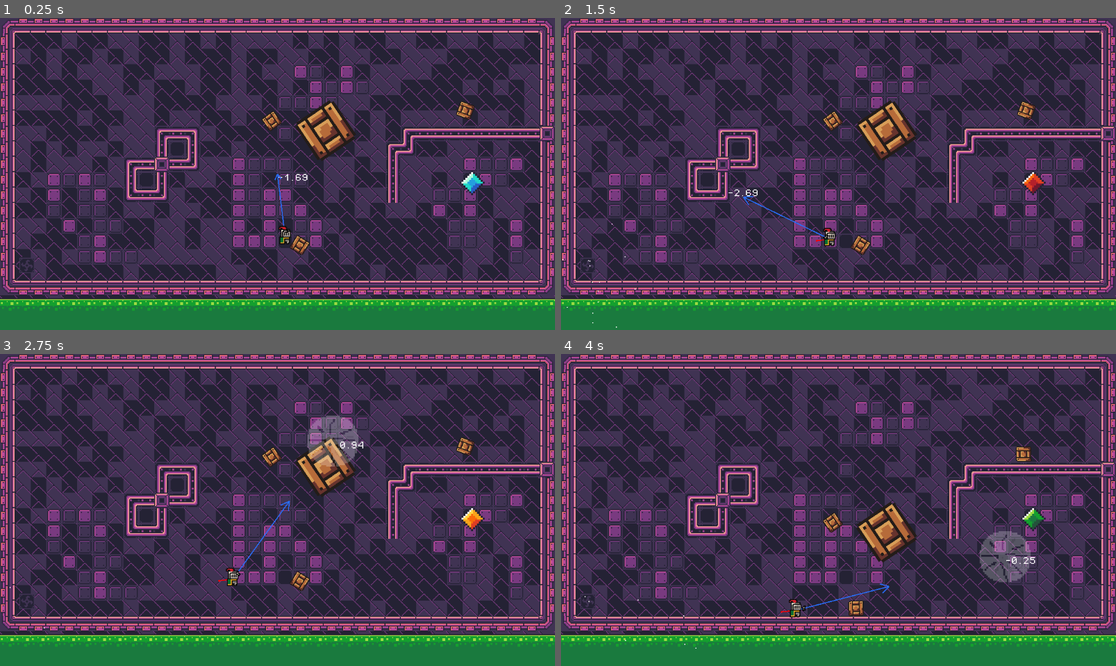
Above: before the commit, frames 1-4 (two rows, left to right).
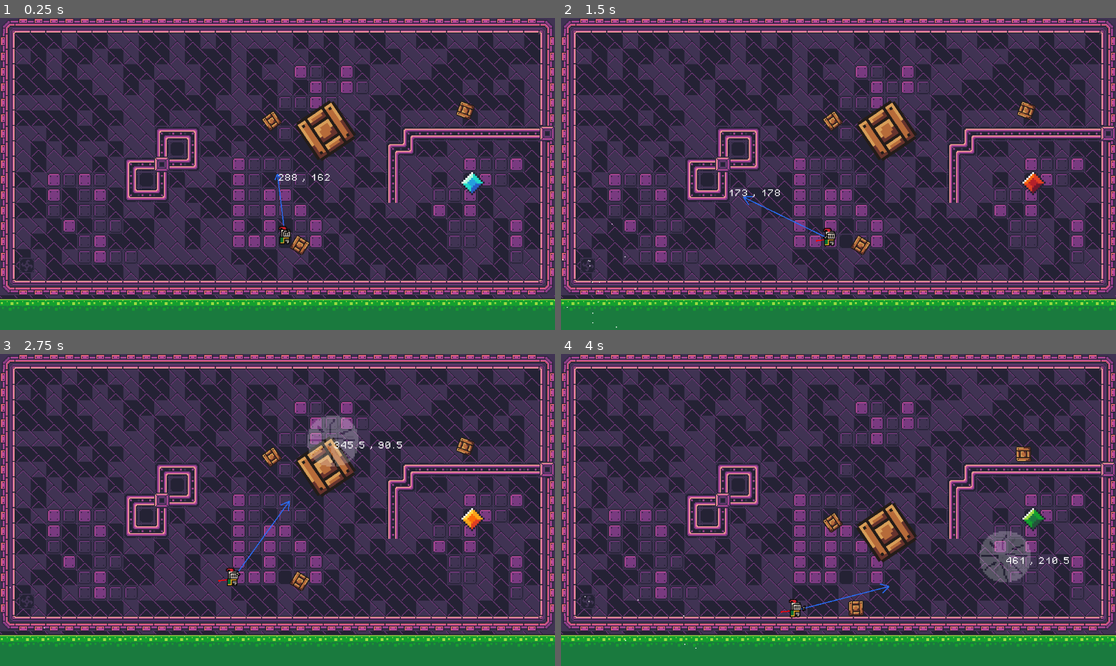
Above: after the commit, the same moments.

Repository: varblez/ZeroG
Game: Godot game, scene res://Scene/game.tscn
Same seed, same stepped clock (60 frames per second), same inputs: the game is played once before the commit and once after it.
Inputs (mouse positions are in pixels of both pictures, inside the frame that each line leads up to):
- Up to frame 1 (0.25 s): no input
- Up to frame 2 (1.5 s): tap Enter (ui_accept) at 0.5, 0.77 s; move the mouse to (960, 158) at 0.52 s; hold V (vent) 0.53-1.28 s; hold D (right) from 0.53 s (still down); move the mouse to (727, 189) at 1.27 s; click (727, 189) at 1.35 s
- Up to frame 3 (2.75 s): tap Enter (ui_accept) at 1.52 s; tap V (vent) at 1.55, 2.3 s; move the mouse to (333, 441) at 2.02 s; release D (right) at 2.03 s; hold A (left) from 2.03 s (still down); hold Q (gadget) from 2.03 s (still down)
- Up to frame 4 (4 s): move the mouse to (810, 572) at 2.77 s; release A (left) at 2.78 s; release Q (gadget) at 2.78 s; hold D (right) from 2.78 s (still down); tap F (grab) at 2.85 s; tap Enter (ui_accept) at 3.02, 3.77 s; tap V (vent) at 3.05 s; move the mouse to (1005, 556) at 3.52 s; hold V (vent) from 3.53 s (still down); tap G (gravity) at 3.6 s

The runs differ from the first frame. In frame 1, less than 0.1% of the frame differs, in the area x 50-60%, y 49-53%; in frame 2, less than 0.1%; in frame 3, 0.1%, in the area x 60-73%, y 28-31%; in frame 4, 0.1%.

Commit message:
Progress on rope physics

Diff:
--- a/zerog/Scene/game.tscn
+++ b/zerog/Scene/game.tscn
@@ -9,6 +9,7 @@
 [ext_resource type="Script" path="res://Scripts/mouse_lbl.gd" id="7_ni0se"]
 [ext_resource type="PackedScene" uid="uid://b8mmgho8skv4b" path="res://Scene/box_big.tscn" id="9_066y3"]
 [ext_resource type="PackedScene" uid="uid://m8k7uvbaknsk" path="res://Scene/vent.tscn" id="10_ysqt1"]
+[ext_resource type="PackedScene" uid="uid://d3v3heyf8p72x" path="res://Scene/verlet_rope.tscn" id="11_lef84"]
 [ext_resource type="PackedScene" uid="uid://cx7as1rgkgn2y" path="res://Scene/enemy.tscn" id="11_tkr7c"]
 
 [sub_resource type="RectangleShape2D" id="RectangleShape2D_e3oh1"]
@@ -219,6 +220,34 @@
 position = Vector2(311, 236)
 rotation = 0.560653
 
+[node name="Player" parent="." node_paths=PackedStringArray("tools", "tool_2", "tool_3", "vent") instance=ExtResource("6_uotso")]
+z_index = 1
+position = Vector2(296, 228)
+tools = NodePath("../Tools")
+tool_2 = NodePath("../Tools/Tool2")
+tool_3 = NodePath("../Tools/Tool3")
+vent = NodePath("../vent")
+
+[node name="Tools" type="Node2D" parent="."]
+
+[node name="Tool2" parent="Tools" instance=ExtResource("3_lqcfq")]
+
+[node name="Tool3" parent="Tools" instance=ExtResource("3_lqcfq")]
+color = Color(0.162617, 0.43364, 1, 1)
+
+[node name="Box4" parent="." instance=ExtResource("9_066y3")]
+position = Vector2(338, 117)
+rotation = -0.592495
+
+[node name="Enemy" parent="." node_paths=PackedStringArray("target") instance=ExtResource("11_tkr7c")]
+position = Vector2(490, 171)
+target = NodePath("../Player")
+AI_On = false
+
+[node name="VerletRope" parent="." node_paths=PackedStringArray("player") instance=ExtResource("11_lef84")]
+position = Vector2(245, 80)
+player = NodePath("../Player")
+
 [node name="MouseLbl" type="Label" parent="."]
 offset_left = 69.0
 offset_top = 93.0
@@ -228,27 +257,3 @@
 theme_override_font_sizes/font_size = 8
 text = "0.0"
 script = ExtResource("7_ni0se")
-
-[node name="Player" parent="." node_paths=PackedStringArray("tools", "tool_2", "tool_3", "vent") instance=ExtResource("6_uotso")]
-z_index = 1
-position = Vector2(296, 228)
-tools = NodePath("../Tools")
-tool_2 = NodePath("../Tools/Tool2")
-tool_3 = NodePath("../Tools/Tool3")
-vent = NodePath("../vent")
-
-[node name="Tools" type="Node2D" parent="."]
-
-[node name="Tool2" parent="Tools" instance=ExtResource("3_lqcfq")]
-
-[node name="Tool3" parent="Tools" instance=ExtResource("3_lqcfq")]
-color = Color(0.162617, 0.43364, 1, 1)
-
-[node name="Box4" parent="." instance=ExtResource("9_066y3")]
-position = Vector2(338, 117)
-rotation = -0.592495
-
-[node name="Enemy" parent="." node_paths=PackedStringArray("target") instance=ExtResource("11_tkr7c")]
-position = Vector2(490, 171)
-target = NodePath("../Player")
-AI_On = false
--- a/zerog/Scripts/mouse_lbl.gd
+++ b/zerog/Scripts/mouse_lbl.gd
@@ -13,4 +13,4 @@
 func _process(delta: float) -> void:
 	position = get_global_mouse_position()
 	var vector = get_global_mouse_position()-player.position
-	text = str(snapped(vector.angle(),step))
+	text = str(str(snapped(get_global_mouse_position().x,step)) + " , " + str(snapped(get_global_mouse_position().y,step)))
--- a/zerog/project.godot
+++ b/zerog/project.godot
@@ -18,6 +18,10 @@
 [autoload]
 
 SignalBus="*res://Scripts/signal_bus.gd"
+
+[debug]
+
+settings/stdout/print_fps=true
 
 [input]
 
@@ -84,3 +88,4 @@
 [rendering]
 
 textures/canvas_textures/default_texture_filter=0
+textures/canvas_textures/default_texture_repeat=1
Not shown: 1 places in zerog/Scene/game.tscn that only renumber resources
